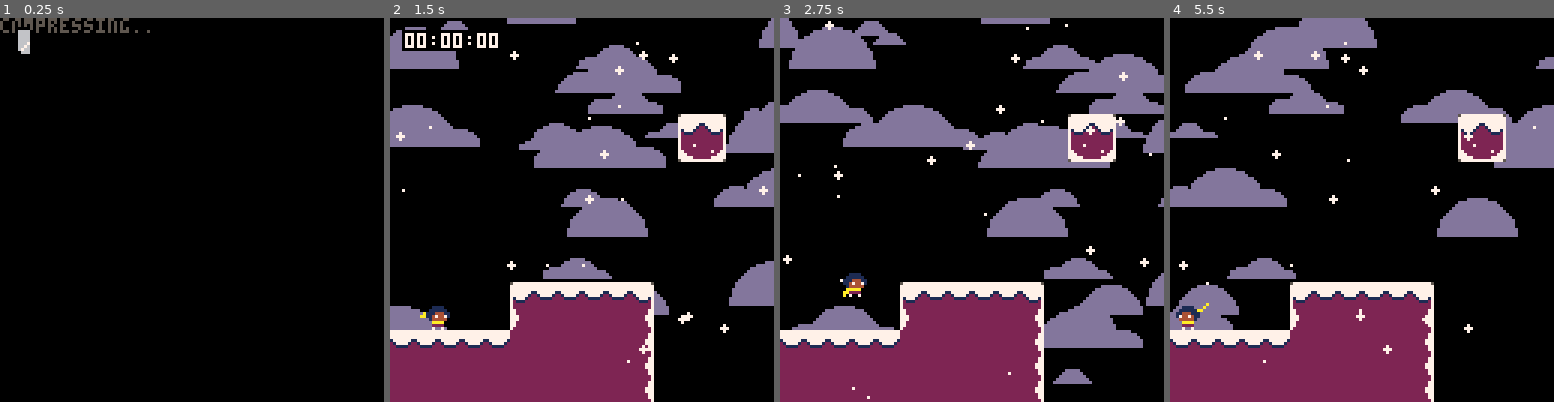
Above: before the commit, frames 1-4 (left to right).
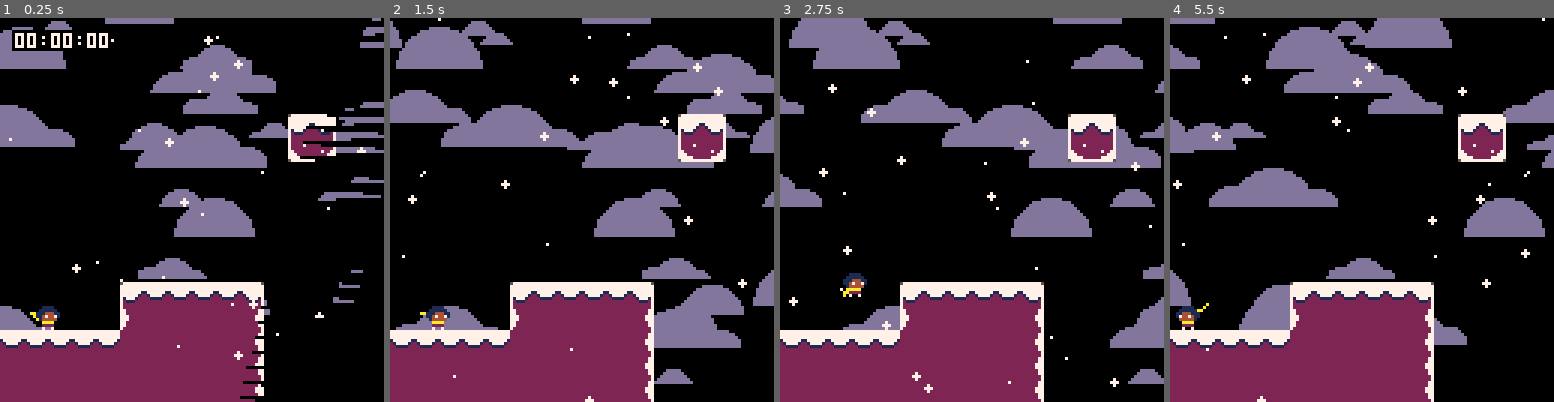
Above: after the commit, the same moments.

Repository: ExOK/Celeste2
Game: PICO-8 cartridge 0.p8
The game is run twice, just before and just after one commit, with the same random seed, the same clock (stepped at 60 frames per second) and the same inputs.
Inputs:
- Up to frame 1 (0.25 s): no input
- Up to frame 2 (1.5 s): tap X (X key) at 0.33, 1.07 s; tap O (Z key) at 0.7 s
- Up to frame 3 (2.75 s): hold Right 1.6-2.1 s; tap O (Z key) at 1.7, 2.1, 2.5 s; tap X (X key) at 1.85 s; hold Up 2.15-2.42 s; hold Right from 2.47 s (still down)
- Up to frame 4 (5.5 s): tap O (Z key) every 0.4 s from 2.9 to 5.3 s; tap X (X key) at 2.97, 4.08, 5.2 s; release Right at 3.03 s; hold Left 3.08-3.58 s; hold Down 3.63-3.97 s; hold Right 4.02-4.68 s; hold Up 4.73-5.03 s; hold Left from 5.08 s (still down)

The runs differ from the first frame. In frame 1, 34% of the frame differs, in the area x 0-100%, y 0-100%; in frame 2, 24%; in frame 3, 21%; in frame 4, 21%.

Commit message:
turn off compression by default

Diff:
--- a/0.p8
+++ b/0.p8
@@ -12,7 +12,7 @@
 #include px9_decomp.lua
 #include compress.lua
 
-compress(112, 16)
+-- compress(112, 16)
 raw_level = true
 
 __gfx__
